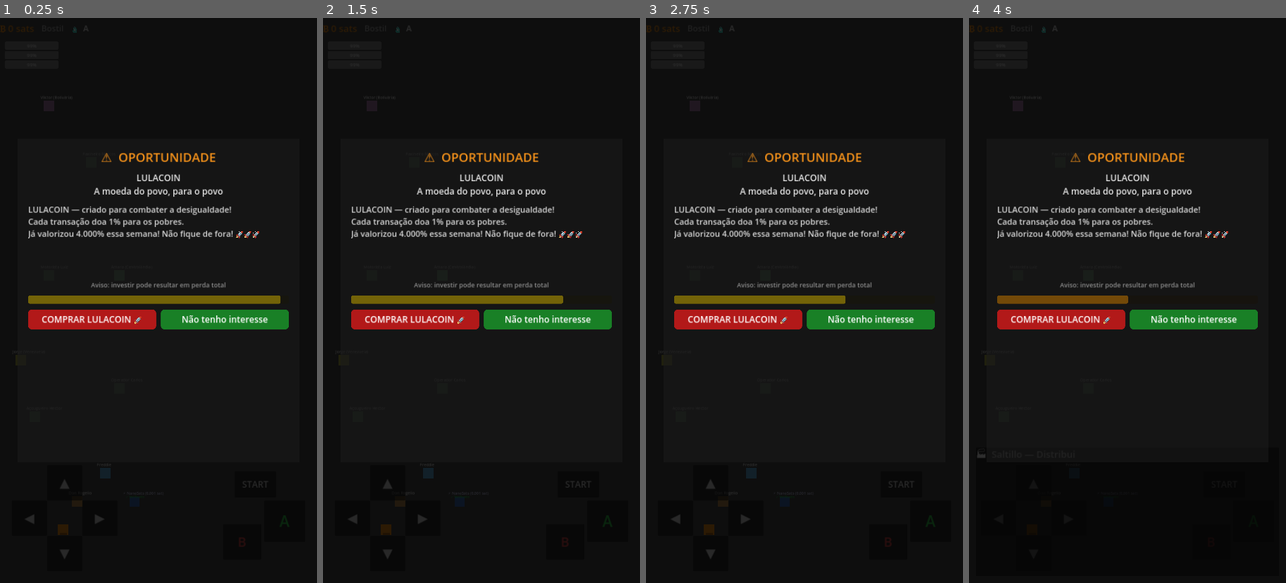
Above: before the commit, frames 1-4 (left to right).
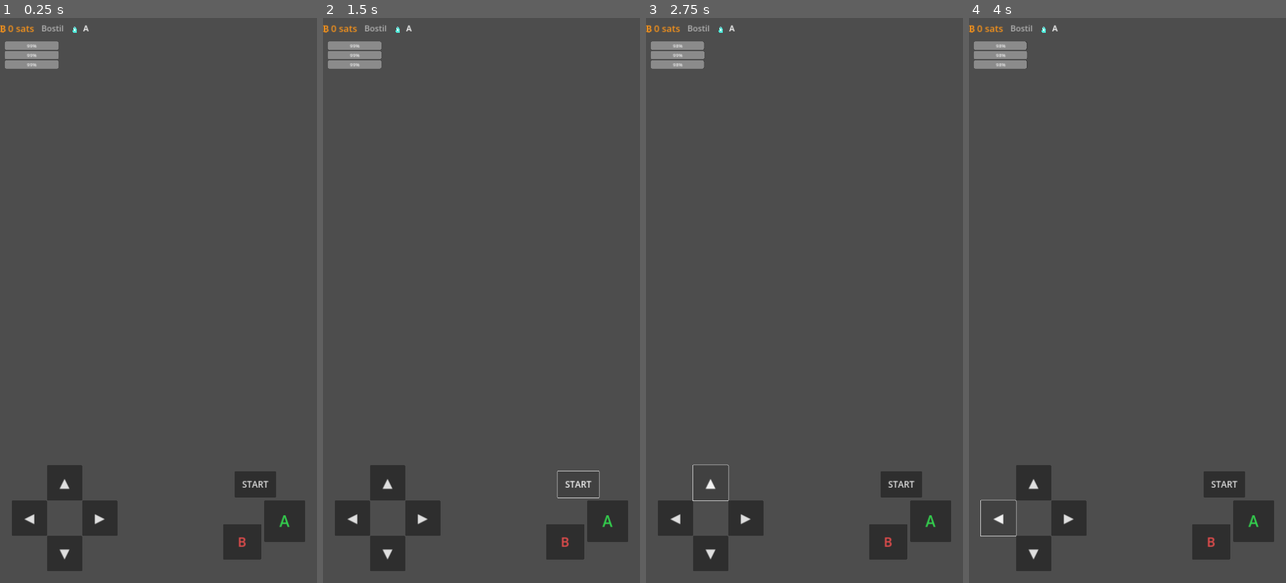
Above: after the commit, the same moments.

Repository: Unknown-brazilian/borderless-freedom-rpg
Game: Godot game, scene res://scenes/world/d6_saltillo.tscn
Two runs of this game, one before a commit and one after it. Both use one fixed random seed, a clock stepped at 60 frames per second and the inputs below. This scene is started directly instead of the project's main scene.
Inputs:
- Up to frame 1 (0.25 s): no input
- Up to frame 2 (1.5 s): click "START" at 0.5 s; click "START" at 1.25 s
- Up to frame 3 (2.75 s): click "▲" at 2 s
- Up to frame 4 (4 s): click "▼" at 2.75 s; click "◀" at 3.5 s

The runs differ from the first frame. In frame 1, 99% of the frame differs, in the area x 0-100%, y 0-100%; in frame 2, 99%; in frame 3, 99%; in frame 4, 99%.
Error before the commit: Invalid assignment of property or key 'patrol_waypoints' with value of type 'Array' on a base object of type 'CharacterBody2D (enemy_patrol.gd)'. (res://script…
Error after the commit: Parse Error: Expected closing "]" after array elements. (res://scripts/world/d6_saltillo.gd:120)

Commit message:
fix: 15 bugs from /code-review ultra — correctness, softlocks, state leaks
Critical fixes:
- desossa_minigame: _on_miss re-entrancy → guard sets _running=false first
- minigame_base: _exit_tree() restores BattleManager.locked + AutonomyBar + player.can_move
- d6_saltillo: week softlock → Don Rogelio can advance week with partial pay
- battle_manager: persuasion damage actually applied (atk stored/restored in enemy_data)
- empilhadeira: _solved decremented when pallet pushed off target (Sokoban correct now)
- d9_obra: Karel lambda guard (_map_complete check prevents other NPC's dialogue_finished trigger)
- seed_phrase_screen: _exit_tree disconnects viewport focus signals (no leak on scene reload)
- caminhao_minigame: is_instance_valid guard before _finish() on freed node
- save_system: _store restored before PlayerCustomization.load_customization() (fix stale load)
- d6_tapachula_detencao: _map_complete=true moved after final dialogue (no mid-sentence cut)
- npc: on_interact guards _interacted_once before DialogueManager.is_active check (no double launch)
- world_manager: sequence_index clamped + dungeon-mismatch recovery on load (version compat)
- crypto_offer_ui: _exit_tree() restores Engine.time_scale=1.0 on scene change
- enemy_patrol: MAP_MIN/MAP_MAX as @export instead of const (per-scene override)
- battle_manager: original_atk restored after persuasion turn

Co-Authored-By: Claude Sonnet 4.6 <noreply@anthropic.com>

Diff:
--- a/scripts/minigames/caminhao_minigame.gd
+++ b/scripts/minigames/caminhao_minigame.gd
@@ -170,14 +170,16 @@
 	var reward := _delivered * SAT_PER_DEL + time_bonus
 	_status_lbl.text = "✅  Todas as entregas feitas!\n+%d sats (bônus de tempo: +%d)" % [reward, time_bonus]
 	await get_tree().create_timer(2.0, true).timeout
-	_finish(reward)
+	if is_instance_valid(self) and not is_queued_for_deletion():
+		_finish(reward)
 
 func _time_up() -> void:
 	_running = false
 	var reward := _delivered * SAT_PER_DEL
 	_status_lbl.text = "⏱  Tempo esgotado! %d/5 entregas — +%d sats" % [_delivered, reward]
 	await get_tree().create_timer(2.0, true).timeout
-	_finish(max(reward, 5))
+	if is_instance_valid(self) and not is_queued_for_deletion():
+		_finish(max(reward, 5))
 
 func _refresh_visuals() -> void:
 	for r in range(ROWS):
--- a/scripts/minigames/desossa_minigame.gd
+++ b/scripts/minigames/desossa_minigame.gd
@@ -116,6 +116,9 @@
 	_next_zone()
 
 func _on_miss() -> void:
+	if not _running:
+		return
+	_running = false   # evita re-entrada antes do await
 	_zones_done[_current_zone] = true
 	_zone_btns[_current_zone].modulate = C_FAIL
 	_zone_btns[_current_zone].disabled = true
--- a/scripts/minigames/empilhadeira_minigame.gd
+++ b/scripts/minigames/empilhadeira_minigame.gd
@@ -174,9 +174,12 @@
 			_pallet_pos[i] = behind
 			break
 
+	# Ajustar contador de paletes nos alvos
 	if on_target and old_type == Cell.PALLET:
 		_solved += 1
 		AudioManager.play_sfx("coin")
+	elif not on_target and old_type == Cell.PALLET_ON_TARGET:
+		_solved -= 1   # pallet saiu do alvo
 
 	_player_pos = pallet_pos
 	_check_win()
--- a/scripts/minigames/minigame_base.gd
+++ b/scripts/minigames/minigame_base.gd
@@ -98,3 +98,11 @@
 		var dir_val: Vector2 = d[2]
 		btn.pressed.connect(func(): on_dir.call(dir_val))
 		container.add_child(btn)
+
+func _exit_tree() -> void:
+	# Garante restauração de estado mesmo se a cena mudar enquanto mini-game roda
+	if BattleManager.locked:
+		BattleManager.locked = false
+	AutonomyBar.set_active(true)
+	if is_instance_valid(_player_ref) and _player_ref.has_method("set_can_move"):
+		_player_ref.set_can_move(true)
--- a/scripts/systems/battle_manager.gd
+++ b/scripts/systems/battle_manager.gd
@@ -157,11 +157,13 @@
 		await _resolve_escaped()
 	elif persuasao >= 1:
 		var dmg_reduction := 5
-		var enemy_atk := maxi(1, enemy_data.get("atk", 15) - dmg_reduction)
-		_log("🗣️  Persuasão parcial — dano reduzido.")
+		var original_atk: int = enemy_data.get("atk", 15) as int
+		enemy_data["atk"] = maxi(1, original_atk - dmg_reduction)
+		_log("🗣️  Persuasão parcial — dano reduzido em %d." % dmg_reduction)
 		emit_signal("action_resolved", _battle_log[-1])
 		await get_tree().create_timer(0.5).timeout
 		await _enemy_turn()
+		enemy_data["atk"] = original_atk   # restaura após o turno
 	else:
 		_log("🗣️  Sem persuasão suficiente!")
 		emit_signal("action_resolved", _battle_log[-1])
--- a/scripts/systems/save_system.gd
+++ b/scripts/systems/save_system.gd
@@ -48,10 +48,10 @@
 	GameStats.load_from(data.get("game_stats", {}))
 	PlayerStats.load_from(data.get("player_stats", {}))
 	PlayerInventory.load_from(data.get("player_inventory", {}))
+	_store = data.get("store", {})   # restaurar antes de PlayerCustomization.load_customization()
 	PlayerCustomization.load_customization()
 	SeedPhraseSystem.load_from(data.get("seed_phrase", {}))
 	AutonomyBar.load_save_data(data.get("autonomy_bar", {}))
-	_store = data.get("store", {})
 	return true
 
 func delete_save() -> void:
--- a/scripts/systems/world_manager.gd
+++ b/scripts/systems/world_manager.gd
@@ -109,6 +109,16 @@
 	sequence_index             = data.get("sequence_index",  0)
 	bosses_defeated_in_dungeon = data.get("bosses_in_dungeon", 0)
 	dungeon_flags              = data.get("flags", {})
+	# Validar bounds para compatibilidade entre versões
+	sequence_index = clampi(sequence_index, 0, SCENE_SEQUENCE.size() - 1)
+	# Se dungeon no save não bate com a sequência, resetar para início do dungeon
+	var saved_scene_dungeon: int = SCENE_SEQUENCE[sequence_index].get("dungeon", 1)
+	if saved_scene_dungeon != current_dungeon:
+		sequence_index = 0
+		for i in range(SCENE_SEQUENCE.size()):
+			if SCENE_SEQUENCE[i].get("dungeon", 1) == current_dungeon:
+				sequence_index = i
+				break
 
 # ─── Internas ─────────────────────────────────────────────────────────────────
 func _go_to_current_region() -> void:
--- a/scripts/ui/crypto_offer_ui.gd
+++ b/scripts/ui/crypto_offer_ui.gd
@@ -106,3 +106,8 @@
 	AutonomyBar.set_active(true)
 	emit_signal("offer_refused", _event_data.get("id", ""))
 	queue_free()
+
+func _exit_tree() -> void:
+	# Garantia: restaura estado mesmo se cena mudar com oferta aberta
+	Engine.time_scale = 1.0
+	AutonomyBar.set_active(true)
--- a/scripts/ui/seed_phrase_screen.gd
+++ b/scripts/ui/seed_phrase_screen.gd
@@ -62,3 +62,9 @@
 
 func _on_focus_gained() -> void:
 	_cover.hide()
+
+func _exit_tree() -> void:
+	if get_viewport().focus_exited.is_connected(_on_focus_lost):
+		get_viewport().focus_exited.disconnect(_on_focus_lost)
+	if get_viewport().focus_entered.is_connected(_on_focus_gained):
+		get_viewport().focus_entered.disconnect(_on_focus_gained)
--- a/scripts/world/d6_saltillo.gd
+++ b/scripts/world/d6_saltillo.gd
@@ -58,7 +58,8 @@
 	var week_total := (_month_current - 1) * WEEKS_PER_MONTH + _week_current
 	DialogueManager.start([
 		"📋  Semana %d — Escolha uma tarefa:" % week_total,
-		"Fale com os NPCs de trabalho para realizar uma tarefa.",
+		"Faça pelo menos %d tarefas para receber o pagamento." % _tasks_needed,
+		"Ou fale com Don Rogelio para encerrar a semana parcialmente.",
 	])
 	await DialogueManager.dialogue_finished
 
@@ -103,12 +104,22 @@
 
 func _setup_npcs() -> void:
 	# Don Rogelio — chefe
-	spawn_npc(Vector2i(5, 42), "Don Rogelio",
+	var don := spawn_npc(Vector2i(5, 42), "Don Rogelio",
 		["Bem-vindo, filho.",
 		 "Aqui não perguntamos de onde você vem.",
 		 "Só se você trabalha.",
-		 "E você vai trabalhar."],
+		 "E você vai trabalhar. Encerre a semana quando quiser."],
 		Color(0.75, 0.55, 0.3)
+	)
+	don.first_interact.connect(func(_n):
+		await DialogueManager.dialogue_finished
+		if _tasks_this_week < _tasks_needed and _tasks_this_week > 0:
+			# Pagamento parcial e avança semana — evita softlock
+			var partial := int(SAT_PER_WEEK * float(_tasks_this_week) / float(_tasks_needed))
+			SatEconomy.add_sats(partial, "pagamento_parcial")
+			DialogueManager.start(["Don Rogelio: "Semana encerrada. %d sats parciais."" % partial])
+			await DialogueManager.dialogue_finished
+			_start_work_week()
 	)
 
 	# Freddie — colega que dá carona (referência real)
--- a/scripts/world/d6_tapachula_detencao.gd
+++ b/scripts/world/d6_tapachula_detencao.gd
@@ -67,12 +67,12 @@
 		])
 
 	await DialogueManager.dialogue_finished
-	_map_complete = true
 	DialogueManager.start([
 		"🍽️  Você comemora com uma refeição em Tapachula.",
 		"Pequena vitória. Mas ainda faltam 3.000 km.",
 	])
 	await DialogueManager.dialogue_finished
+	_map_complete = true   # após último diálogo — evita transição mid-sentence
 
 func _setup_npcs() -> void:
 	spawn_npc(Vector2i(2, 40), "Detento Hondurenho",
--- a/scripts/world/d9_obra.gd
+++ b/scripts/world/d9_obra.gd
@@ -41,7 +41,9 @@
 	)
 	karel.first_interact.connect(func(_n):
 		await DialogueManager.dialogue_finished
-		_launch_obra()
+		# Verificar se é o diálogo do Karel que terminou (não outro NPC)
+		if not _map_complete:
+			_launch_obra()
 	)
 
 	spawn_npc(Vector2i(7, 28), "Colega Turco",
--- a/scripts/world/enemy_patrol.gd
+++ b/scripts/world/enemy_patrol.gd
@@ -36,9 +36,9 @@
 var _exclamation:    Label = null
 var _defeat_key:     String = ""
 
-# Bounds do mapa (tiles 0..10 × tiles 0..48, cell=64px, com margem)
-const MAP_MIN := Vector2(64.0, 128.0)
-const MAP_MAX := Vector2(576.0, 2944.0)
+# Bounds do mapa — override via spawn_patrol_enemy(patrol_spread, map_min, map_max)
+@export var map_min: Vector2 = Vector2(64.0, 128.0)
+@export var map_max: Vector2 = Vector2(576.0, 2944.0)
 
 func _ready() -> void:
 	add_to_group("enemy")
@@ -64,7 +64,7 @@
 		patrol_waypoints[i] = _clamp_pos(patrol_waypoints[i])
 
 func _clamp_pos(p: Vector2) -> Vector2:
-	return Vector2(clampf(p.x, MAP_MIN.x, MAP_MAX.x), clampf(p.y, MAP_MIN.y, MAP_MAX.y))
+	return Vector2(clampf(p.x, map_min.x, map_max.x), clampf(p.y, map_min.y, map_max.y))
 
 func _create_visuals() -> void:
 	# Tentar carregar sprite PNG de fiscal
--- a/scripts/world/npc.gd
+++ b/scripts/world/npc.gd
@@ -54,7 +54,9 @@
 	add_child(lbl)
 
 func on_interact(_player: Node) -> void:
-	if DialogueManager.is_active():
+	if DialogueManager.is_active() or _interacted_once:
+		if DialogueManager.is_active():
+			DialogueManager.advance()
 		return
 	_face_player(_player)
 	var dialogue_lines := _get_dialogue_lines()
